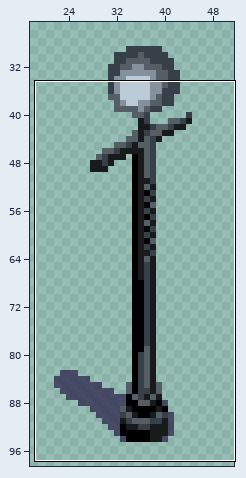
Sprite sheet, stored at images/terrain/lamppost.png. The first picture is a wide view before the edit; the outline marks the close-up.
Close-up. Before the edit:
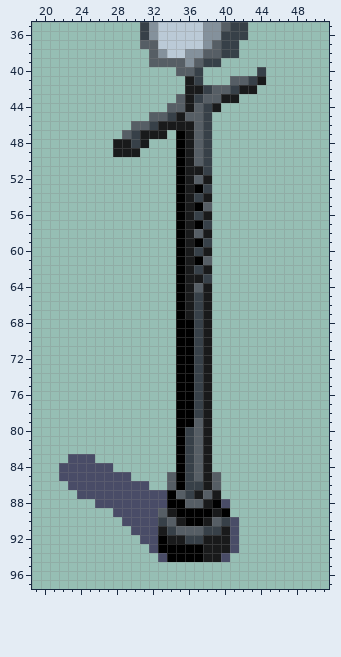
The file is 72x123 pixels. Shown: x 19..51, y 35..97. The wide view leaves out empty margins.
After the commit:
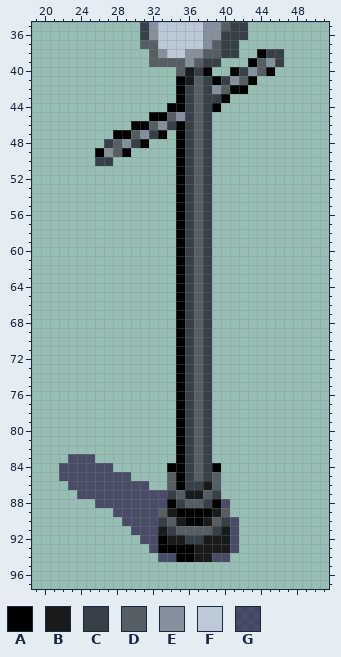
Palette (. is transparent): A #000000  B #191a1b  C #374048  D #565e65  E #84919c  F #bbcad7  G #16003499
Author's note on the commit: Marginally better Lamppost graphics
Change:
@@ x 19..51 @@
 37 ............DDFFFFFEDCC..........
-38 .............DEFFEEDDCC..........
-39 .............DDDDEDCC............
-40 ................DDC......C.......
-41 .................BC...DDCB.......
-42 .................BBCDDCBB........
-43 ................DBCDDBB..........
-44 ...............DDBDCB............
-45 .............DDCBDDC.............
-46 ...........DDCBBBBDC.............
-47 ..........DCBBB.ABDC.............
-48 .........BBCB...ABDC.............
-49 .........BBB....ABDC.............
-50 ................ABDC.............
-51 ................ABBC.............
-52 ................ABDB.............
-53 ................ABAC.............
-54 ................ABCB.............
-55 ................ABAD.............
-56 ................ABCB.............
-57 ................ABAC.............
-58 ................ABDB.............
-59 ................ABAC.............
-60 ................ABCB.............
-61 ................ABAD.............
-62 ................ABCB.............
-63 ................ABBC.............
-64 ................ABDB.............
-65 ................ABCB.............
-66 ................ABCB.............
-67 ................ABCB.............
-68 ................AACB.............
-69 ................AACB.............
-70 ................AACB.............
-71 ................AACB.............
-72 ................AACB.............
-73 ................AACB.............
-74 ................AACB.............
-75 ................AACB.............
-76 ................AACB.............
-77 ................AACB.............
-78 ................AACB.............
-79 ................AADB.............
-80 ................ACDB.............
-81 ................ACDB.............
-82 ................ACDB.............
-83 ....GGG.........ACDB.............
-84 ...GGGGGG.......ACDB.............
-85 ...GGGGGGGG....DACDBD............
+38 .............DEFFEEDDCC..ACC.....
+39 .............DDDDEDCC...ADEC.....
+40 ................DBCA..ACEDA......
+41 ................ABDCACEDA........
+42 ................ACDCEDAA.........
+43 ................ACDCCA...........
+44 ...............AACDCA............
+45 .............AADECDC.............
+46 ...........AADECACDC.............
+47 .........AADECA.ACDC.............
+48 ........CDECA...ACDC.............
+49 .......AEDA.....ACDC.............
+50 .......CC.......ACDC.............
+51 ................ACDC.............
+52 ................ACDC.............
+53 ................ACDC.............
+54 ................ACDC.............
+55 ................ACDC.............
+56 ................ACDC.............
+57 ................ACDC.............
+58 ................ACDC.............
+59 ................ACDC.............
+60 ................ACDC.............
+61 ................ACDC.............
+62 ................ACDC.............
+63 ................ACDC.............
+64 ................ACDC.............
+65 ................ACDC.............
+66 ................ACDC.............
+67 ................ACDC.............
+68 ................ACDC.............
+69 ................ACDC.............
+70 ................ACDC.............
+71 ................ACDC.............
+72 ................ACDC.............
+73 ................ACDC.............
+74 ................ACDC.............
+75 ................ACDC.............
+76 ................ACDC.............
+77 ................ACDC.............
+78 ................ACDC.............
+79 ................ACDC.............
+80 ................ACDC.............
+81 ................ACDC.............
+82 ................ACDC.............
+83 ....GGG.........ACDC.............
+84 ...GGGGGG......AACDCA............
+85 ...GGGGGGGG....DACDCD............
 86 ....GGGGGGGGG..DACCBD............
-87 .....GGGGGGGGGGADCBDB............
-88 .......GGGGGGGGAADDBAG...........
-89 .........GGGGGDBAAAABA...........
+87 .....GGGGGGGGGGCDBBDC............
+88 .......GGGGGGGGACDDCAG...........
+89 .........GGGGGDBAAAABD...........
 90 ..........GGGGCDBAABDCG..........
-91 ...........GGGBCDDDCCBG..........
+91 ...........GGGBCDDDDCBG..........
 92 ............GGABBCCBBBG..........
-93 .............GAAAAABBBG..........
-94 ..............GAAAABBG...........
+93 .............GAAAABBBBG..........
+94 ..............GGAABBGG...........
 95 .................................
Pixel boxes of the changes (left, top, right, bottom) in both close-ups:
changed: (95, 49, 284, 562)
